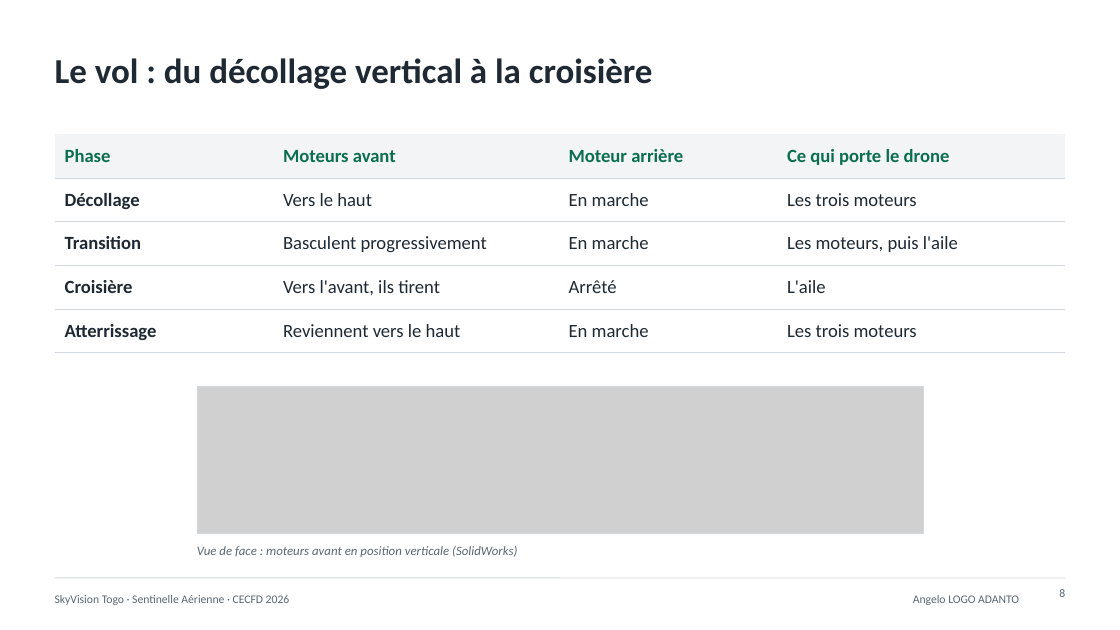
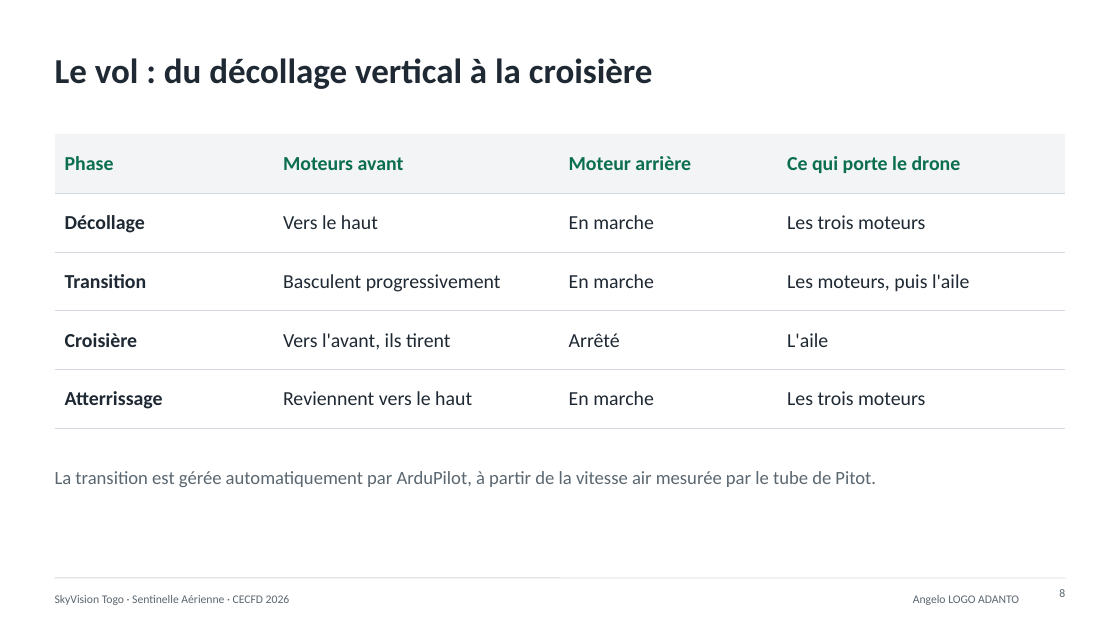
Before and after one commit to kainwangroger/video-sentinelle-aerienne, a slide deck: slide 8 of pitch/sentinelle_aerienne_presentation_complete.pptx. Drawn at 1120x630 pixels with LibreOffice and Linux fonts; fonts in the diff are those of the drawing; grey boxes stand for pictures. Boxes give left, top, right and bottom in pixels: in the first picture for what was removed or moved away, otherwise in the second. Text is boxed around its words. In the diff, an @@ line names an element or a change of style, - is before the commit and + after.

```diff
--- a/pitch/sentinelle_aerienne_presentation_complete.pptx
+++ b/pitch/sentinelle_aerienne_presentation_complete.pptx
@@ table at (x1=55, y1=134, x2=1065, y2=413) @@
@@ size 16 to 17 pt @@
@@ picture removed at (x1=197, y1=386, x2=923, y2=534) @@
@@ rectangle removed at (x1=197, y1=386, x2=923, y2=534) @@
@@ text added at (x1=55, y1=471, x2=876, y2=487), 16 pt, text #5B6770 @@
+La transition est gérée automatiquement par ArduPilot, à partir de la vitesse air mesurée par le tube de Pitot.
@@ text removed at (x1=197, y1=546, x2=517, y2=557) @@
-Vue de face : moteurs avant en position verticale (SolidWorks)
```
Also in this commit, not shown: 7 other slides changed, 1 slide added, 19 other files.
